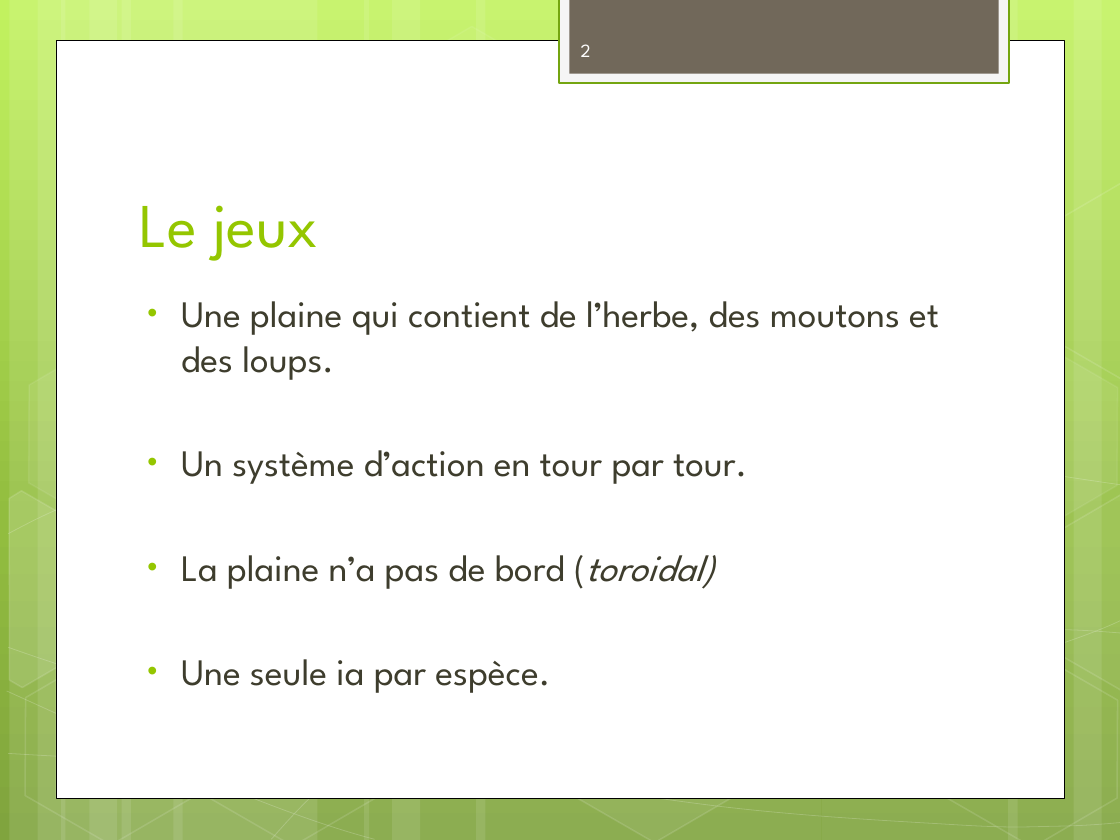
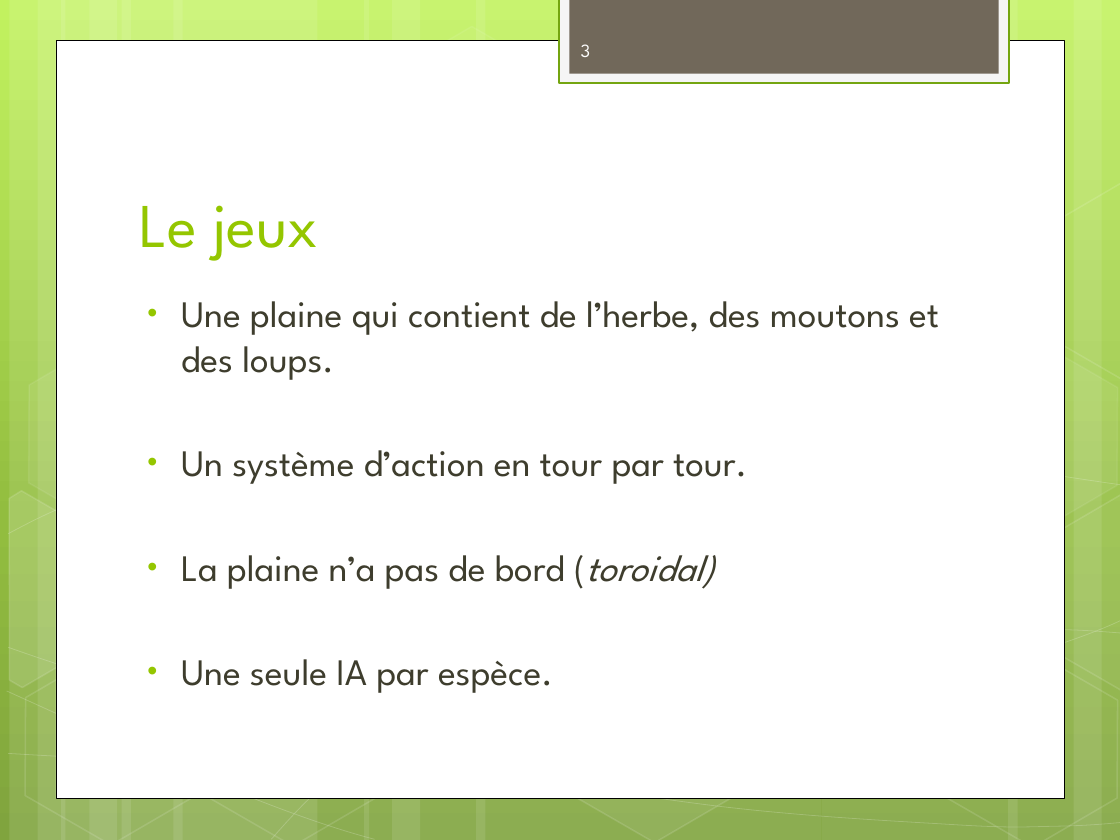
Before and after one commit to Surogate/ai-playground, a slide deck: slide 3 of Pattern Matcher.pptx (slide 2 before the commit). Drawn at 1120x840 pixels with LibreOffice and Linux fonts; fonts in the diff are those of the drawing. Boxes give left, top, right and bottom in pixels: in the first picture for what was removed or moved away, otherwise in the second. Text is boxed around its words. In the diff, an @@ line names an element or a change of style, - is before the commit and + after.

```diff
--- a/Pattern Matcher.pptx
+++ b/Pattern Matcher.pptx
@@ page number at box(581, 44, 591, 57): text changed @@
-2
+3
@@ text at box(181, 659, 553, 693): text changed @@
-• Une seule ia par espèce.
+• Une seule IA par espèce.
```
Also in this commit, not shown: 3 other slides changed, 1 slide added, 3 other files.
